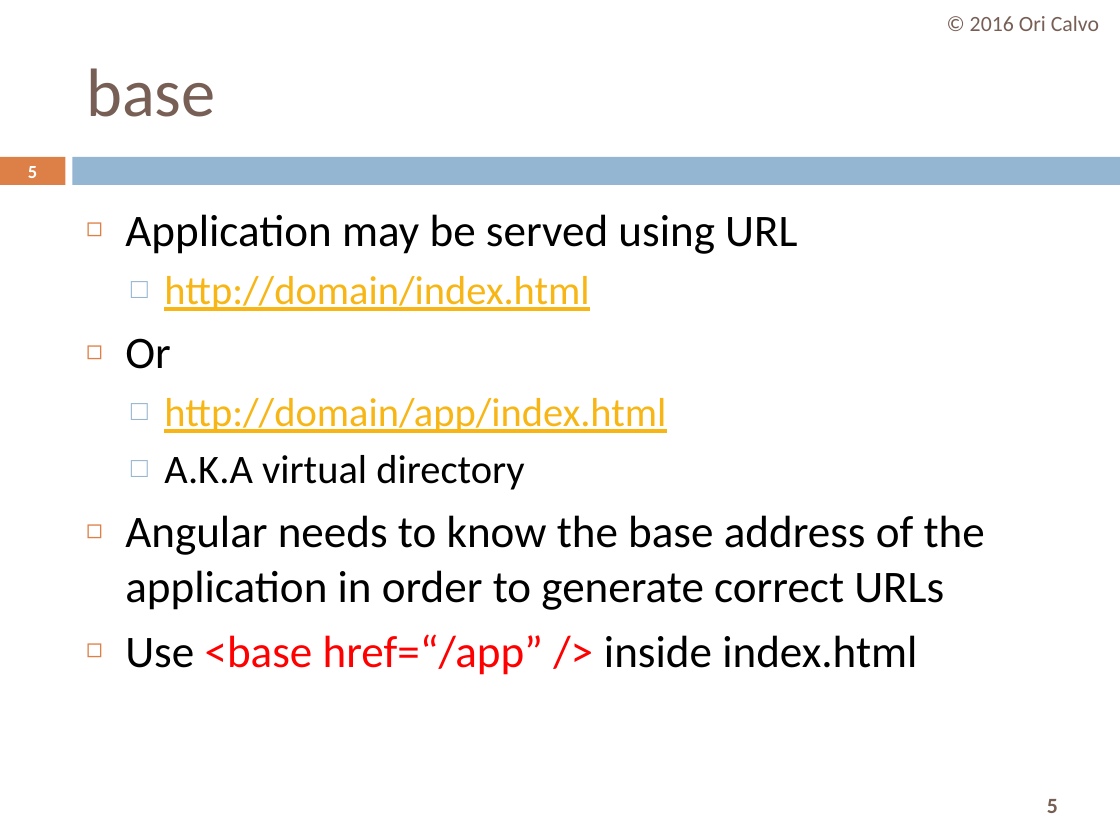
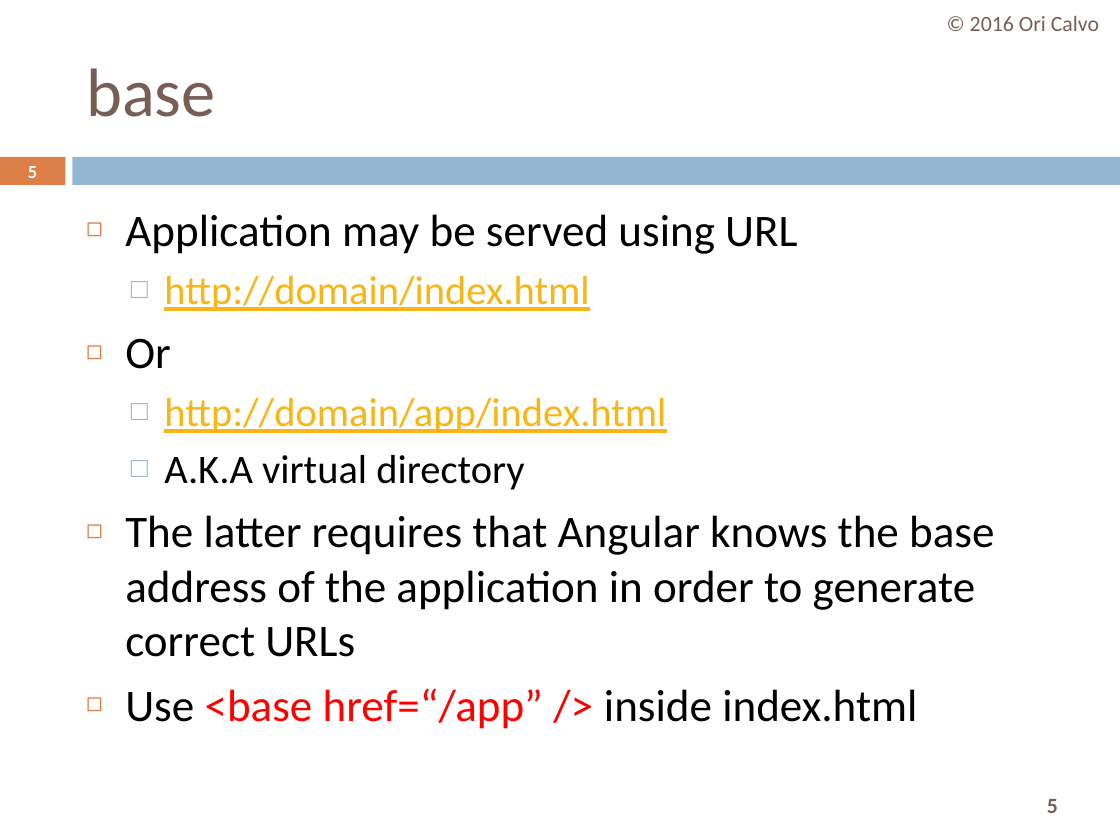
Before and after one commit to oricalvo/course-angular, a slide deck: slide 5 of PPTs/03 Routing.pptx. Drawn at 1120x840 pixels with LibreOffice and Linux fonts; fonts in the diff are those of the drawing. Boxes give left, top, right and bottom in pixels: in the first picture for what was removed or moved away, otherwise in the second. Text is boxed around its words. In the diff, an @@ line names an element or a change of style, - is before the commit and + after.

Commit message:
More

```diff
--- a/PPTs/03 Routing.pptx
+++ b/PPTs/03 Routing.pptx
@@ text at (x1=125, y1=515, x2=994, y2=657): text changed @@
-◻ Angular needs to know the base address of the application in order to generate correct URLs
+◻ The latter requires that Angular knows the base address of the application in order to generate correct URLs
```
Also in this commit, not shown: 5 other slides changed.
